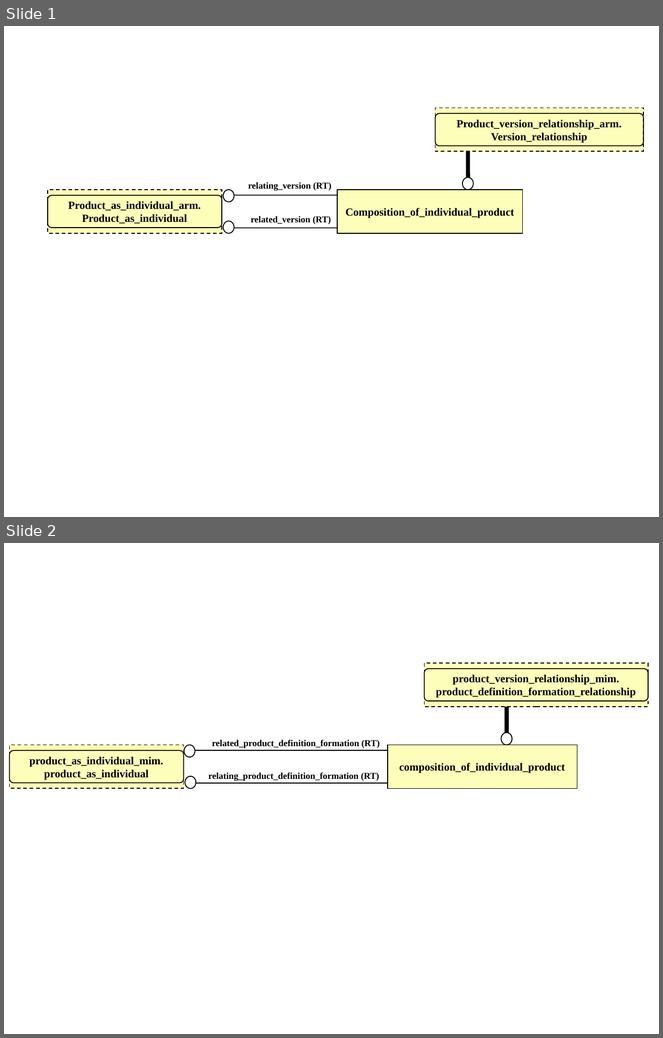
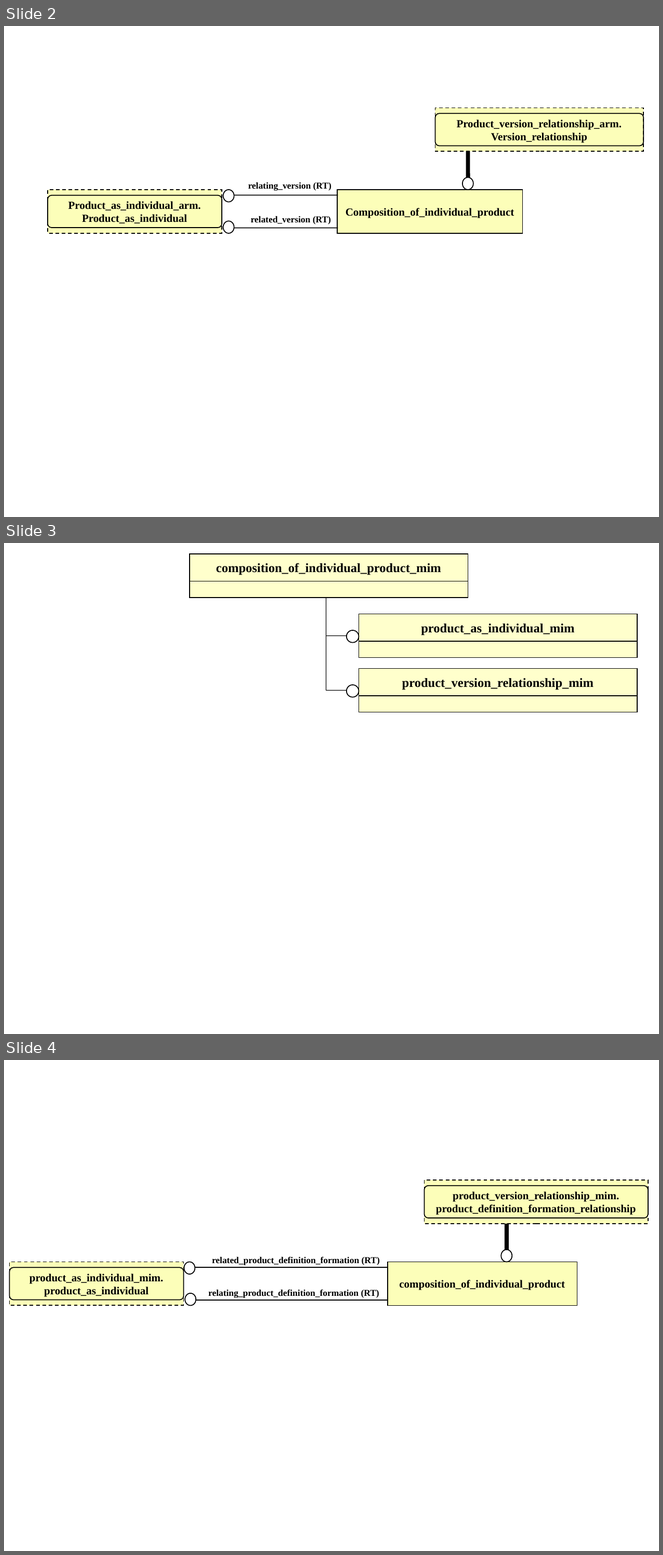
Before and after one commit to starseeker/stepmod_mirror, a slide deck: data/modules/composition_of_individual_product/composition_of_individual_product.ppt. Shown one above the other, each under a label of ours: slides 1 and 2 before the commit, slides 2, 3 and 4 after it. The pictures are 663x1038 and 663x1555 pixels, drawn with LibreOffice and Linux fonts; fonts in the diff are those of the drawing. Boxes give left, top, right and bottom in pixels: in the first picture for what was removed or moved away, otherwise in the second. Text is boxed around its words. In the diff, an @@ line names an element or a change of style, - is before the commit and + after.

Commit message:
uploading product structure

```diff
--- a/data/modules/composition_of_individual_product/composition_of_individual_product.ppt
+++ b/data/modules/composition_of_individual_product/composition_of_individual_product.ppt
@@ slide 3 added at [4,543,659,1034], background #FFFFFF @@
@@ rectangle added at [190,554,468,581], fill #FFFFCC, outline #000000 0.74 pt, 14 pt, text #000000, bold @@
+composition_of_individual_product_mim
@@ rectangle added at [190,581,468,598], fill #FFFFCC, outline #000000 0.74 pt @@
@@ line added from (326, 691) to (326, 598), #000000 0.74 pt @@
@@ rectangle added at [359,614,637,641], fill #FFFFCC, outline #000000 0.74 pt, 14 pt, text #000000, bold @@
+product_as_individual_mim
@@ line added from (326, 636) to (348, 636), #000000 0.74 pt @@
@@ ellipse added at [347,630,359,643], fill #FFFFFF, outline #000000 0.99 pt @@
@@ rectangle added at [359,641,637,657], fill #FFFFCC, outline #000000 0.74 pt @@
@@ rectangle added at [359,669,637,696], fill #FFFFCC, outline #000000 0.74 pt, 14 pt, text #000000, bold @@
+product_version_relationship_mim
@@ line added from (326, 691) to (348, 691), #000000 0.74 pt @@
@@ ellipse added at [347,685,359,697], fill #FFFFFF, outline #000000 0.99 pt @@
@@ rectangle added at [359,696,637,712], fill #FFFFCC, outline #000000 0.74 pt @@
@@ what was slide 1 is now slide 2 @@
@@ what was slide 2 is now slide 4 @@
```
Also in this commit, not shown: 1 other slide added, 11 other files.
